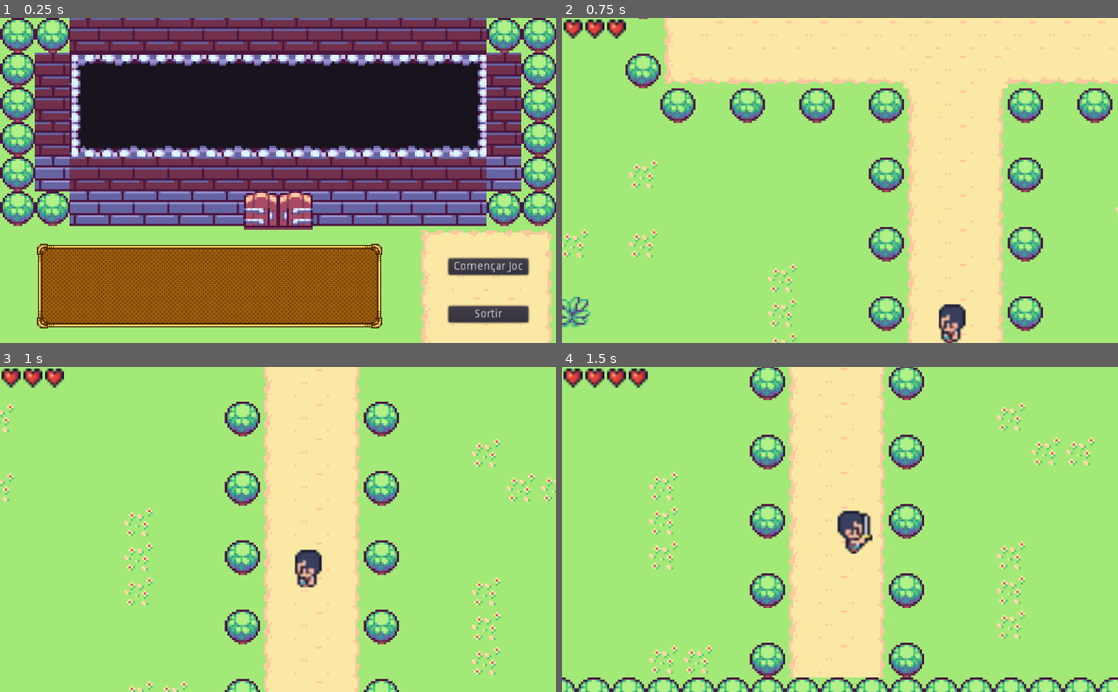
Above: before the commit, frames 1-4 (two rows, left to right).
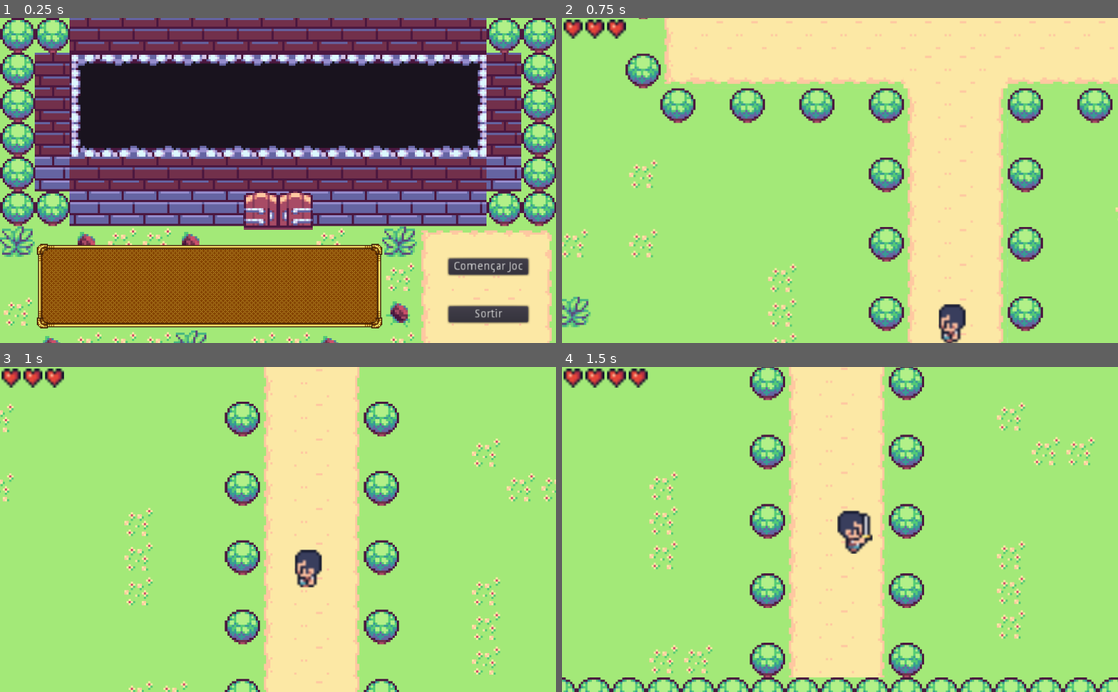
Above: after the commit, the same moments.

Repository: JosepLlimona/Apruebanosprofe
Game: Godot game, scene res://Scenes/Menu_Principal.tscn
Same seed, same stepped clock (60 frames per second), same inputs: the game is played once before the commit and once after it.
Inputs (mouse positions are in pixels of both pictures, inside the frame that each line leads up to):
- Up to frame 1 (0.25 s): no input
- Up to frame 2 (0.75 s): click "Començar Joc" at 0.5 s
- Up to frame 3 (1 s): no input
- Up to frame 4 (1.5 s): tap Enter (ui_accept) at 1.25 s; move the mouse to (962, 513) at 1.27 s; hold Right (ui_right) from 1.28 s (still down); hold E (Pick) from 1.28 s (still down); click (962, 513) at 1.42 s

The runs differ from the first frame. In frame 1, 2.1% of the frame differs, in the area x 0-75%, y 64-100%; in frame 2, nothing differs; in frame 3, nothing differs; in frame 4, nothing differs.

Commit message:
Update Menu_Principal.tscn

Diff:
--- a/RPG_GAME/Scenes/Menu_Principal.tscn
+++ b/RPG_GAME/Scenes/Menu_Principal.tscn
@@ -15,7 +15,7 @@
 [node name="TileMap" type="TileMap" parent="TileMap"]
 tile_set = ExtResource( 1 )
 format = 1
-tile_data = PoolIntArray( 0, 31, 0, 1, 31, 0, 14, 31, 0, 15, …(181 unchanged characters)… 6870971, 0, 327694, 31, 0, 327695, 31, 0 )
+tile_data = PoolIntArray( 0, 31, 0, 1, 31, 0, 14, 31, 0, 15, …(181 unchanged characters)… 6870971, 0, 327694, 31, 0, 327695, 31, 0, 393216, 48, 0, 393218, 49, 0, 393219, 47, 0, 393220, 47, 0, 393221, 49, 0, 393225, 47, 0, 393227, 48, 0, 458763, 47, 0, 524288, 47, 0, 524289, 47, 0, 524291, 47, 0, 524297, 49, 0, 524299, 49, 0, 589825, 49, 0, 589826, 47, 0, 589827, 47, 0, 589828, 47, 0, 589829, 48, 0, 589831, 47, 0, 589832, 47, 0, 589833, 49, 0, 589835, 47, 0 )
 
 [node name="Sprite" type="Sprite" parent="."]
 position = Vector2( 386, 495 )
